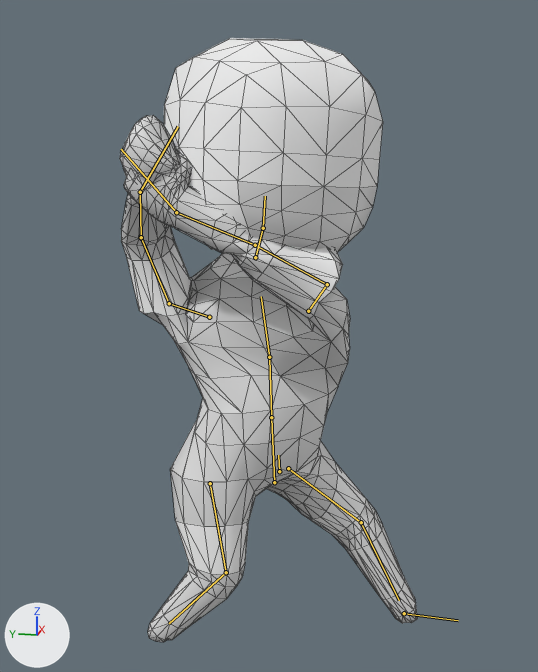
Two versions of the glTF model assets/Person.gltf, one commit apart.
The view is the same before and after, from a 50 mm lens placed at (-3.16, -0.26, 2.3), pointed at (-0.07, 0.36, 1.53). Lighting does not change. The marker at lower left points along +X, +Y and +Z. The picture after the commit comes second. Both versions are drawn at frame 17 of the action 'Swing'; the numbers are the values there. The bones that change, and the others that lie on the model, are drawn over the model as lines. Mesh edges are drawn as thin lines.

Objects in the first picture: 'Body'.
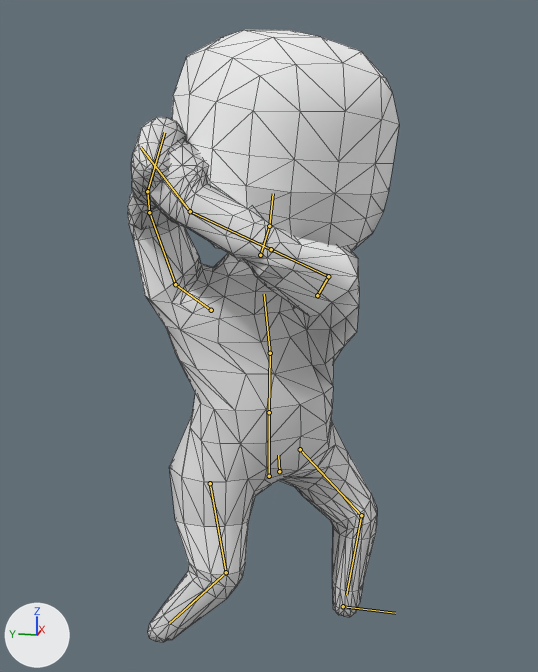
What differs and where, as boxes [x1, y1, x2, y2] in the pictures (538 x 672 px):
'Body', posed (9% narrower): before [120, 38, 418, 642]; after [128, 30, 399, 642]
bone 'Foot.L', root to tip: before (404, 613) to (458, 620); after (343, 606) to (395, 613)
bone 'Hips', root to tip: before (274, 482) to (271, 417); after (269, 476) to (269, 412)
bone 'Shoulder.L', root to tip: before (308, 311) to (327, 284); after (317, 295) to (328, 276)
bone 'UpperArm.L', root to tip: before (327, 284) to (255, 245); after (328, 276) to (271, 249)
bone 'LowerArm.L', root to tip: before (255, 245) to (176, 212); after (271, 249) to (190, 211)
bone 'Shoulder.R', root to tip: before (209, 317) to (169, 303); after (211, 310) to (175, 284)
bone 'UpperArm.R', root to tip: before (169, 303) to (141, 237); after (175, 284) to (149, 212)
bone 'LowerArm.R', root to tip: before (141, 237) to (140, 192); after (149, 212) to (147, 191)
bone 'Fist.R', root to tip: before (140, 192) to (178, 126); after (147, 191) to (164, 132)
bone 'UpperLeg.L', root to tip: before (288, 468) to (361, 522); after (300, 449) to (361, 515)
bone 'LowerLeg.L', root to tip: before (361, 522) to (399, 600); after (361, 515) to (346, 594)

Edits to the bpy script that builds the scene:
```text
Change bone_foot_l:
    where bone_foot_l = bpy.data.objects['CharacterArmature'].pose.bones['Foot.L']  # child of 'Bone'
    bone_foot_l.location: (0.0, 0.321, 0.004) -> (0.0, 0.01, 0.0)
Change bone_hips:
    where bone_hips = bpy.data.objects['CharacterArmature'].pose.bones['Hips']  # child of 'Body'
    bone_hips.location: (0.0, 0.0, 0.0) -> (-0.015, 0.029, -0.022)
    bone_hips.rotation_quaternion: (1.0, 0.03, 0.003, -0.007) -> (0.997, 0.075, -0.001, -0.007)  # degrees (3, 0, -1) -> degrees (9, 0, -1)
Change bone_shoulder_l:
    where bone_shoulder_l = bpy.data.objects['CharacterArmature'].pose.bones['Shoulder.L']  # child of 'Torso'
    bone_shoulder_l.location: (-0.013, 0.066, 0.164) -> (-0.066, 0.113, 0.122)
    bone_shoulder_l.rotation_quaternion: (0.914, 0.168, 0.235, 0.284) -> (0.893, 0.378, -0.101, 0.223)  # degrees (28, 19, 39) -> degrees (42, -20, 20)
Change bone_upperarm_l:
    where bone_upperarm_l = bpy.data.objects['CharacterArmature'].pose.bones['UpperArm.L']  # child of 'Shoulder.L'
    bone_upperarm_l.rotation_quaternion: (0.421, 0.506, -0.486, -0.575) -> (0.804, 0.348, -0.061, -0.478)  # degrees (89, 10, -98) -> degrees (39, 14, -57)
Change bone_lowerarm_l:
    where bone_lowerarm_l = bpy.data.objects['CharacterArmature'].pose.bones['LowerArm.L']  # child of 'UpperArm.L'
    bone_lowerarm_l.rotation_quaternion: (0.695, 0.029, -0.666, -0.269) -> (0.692, 0.195, -0.523, -0.459)  # degrees (74, -66, -94) -> degrees (63, -33, -88)
Change bone_shoulder_r:
    where bone_shoulder_r = bpy.data.objects['CharacterArmature'].pose.bones['Shoulder.R']  # child of 'Torso'
    bone_shoulder_r.rotation_quaternion: (1.0, 0.002, -0.008, -0.003) -> (0.988, 0.005, 0.042, -0.146)  # degrees (0, -1, 0) -> degrees (0, 5, -17)
Change bone_upperarm_r:
    where bone_upperarm_r = bpy.data.objects['CharacterArmature'].pose.bones['UpperArm.R']  # child of 'Shoulder.R'
    bone_upperarm_r.rotation_quaternion: (0.624, 0.427, 0.416, 0.505) -> (0.851, 0.501, 0.046, 0.152)  # degrees (73, 5, 82) -> degrees (60, -4, 18)
Change bone_lowerarm_r:
    where bone_lowerarm_r = bpy.data.objects['CharacterArmature'].pose.bones['LowerArm.R']  # child of 'UpperArm.R'
    bone_lowerarm_r.rotation_quaternion: (0.952, -0.193, 0.013, 0.237) -> (0.87, 0.076, 0.094, 0.477)  # degrees (-21, 7, 27) -> degrees (13, 5, 58)
Change bone_fist_r:
    where bone_fist_r = bpy.data.objects['CharacterArmature'].pose.bones['Fist.R']  # child of 'LowerArm.R'
    bone_fist_r.rotation_quaternion: (0.807, 0.08, 0.541, 0.223) -> (0.846, 0.196, 0.493, -0.053)  # degrees (43, 57, 55) -> degrees (32, 59, 11)
Change bone_upperleg_l:
    where bone_upperleg_l = bpy.data.objects['CharacterArmature'].pose.bones['UpperLeg.L']  # child of 'Body'
    bone_upperleg_l.location: (-0.067, 0.053, 0.169) -> (-0.039, -0.053, 0.086)
    bone_upperleg_l.rotation_quaternion: (0.846, -0.354, -0.344, -0.202) -> (0.878, -0.26, -0.361, -0.178)  # degrees (-42, -46, -8) -> degrees (-28, -47, -10)
Change bone_lowerleg_l:
    where bone_lowerleg_l = bpy.data.objects['CharacterArmature'].pose.bones['LowerLeg.L']  # child of 'UpperLeg.L'
    bone_lowerleg_l.rotation_quaternion: (0.989, 0.145, 0.0, 0.0) -> (0.94, 0.341, 0.0, 0.0)  # degrees (17, 0, 0) -> degrees (40, 0, 0)
```
